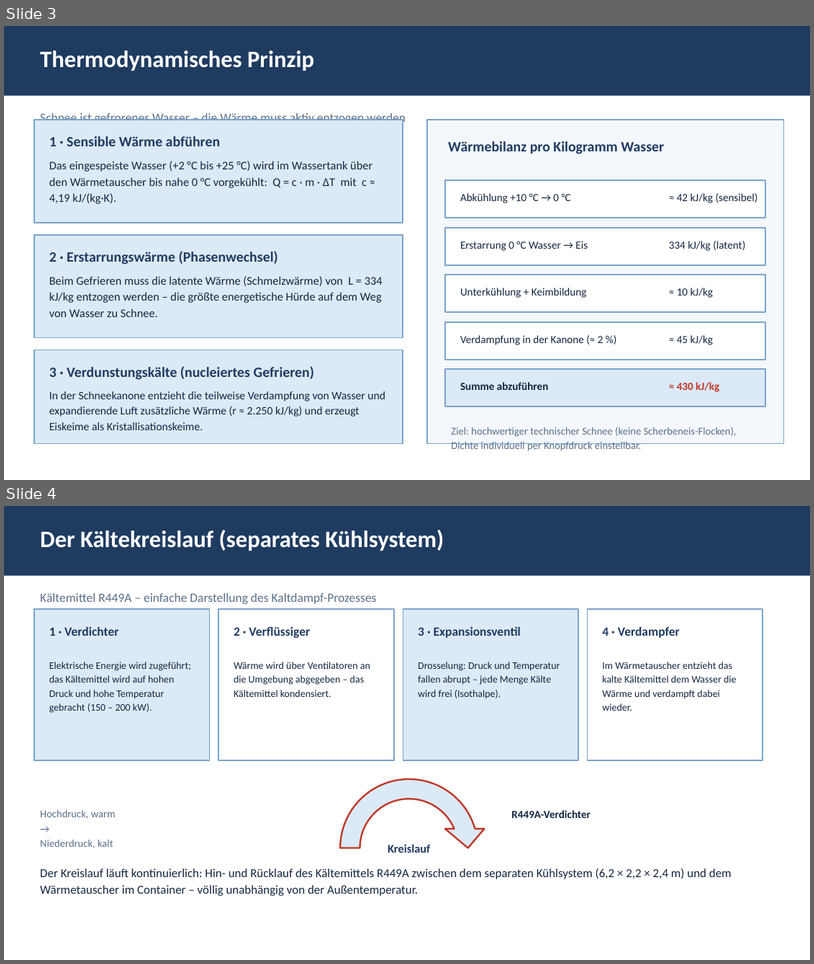
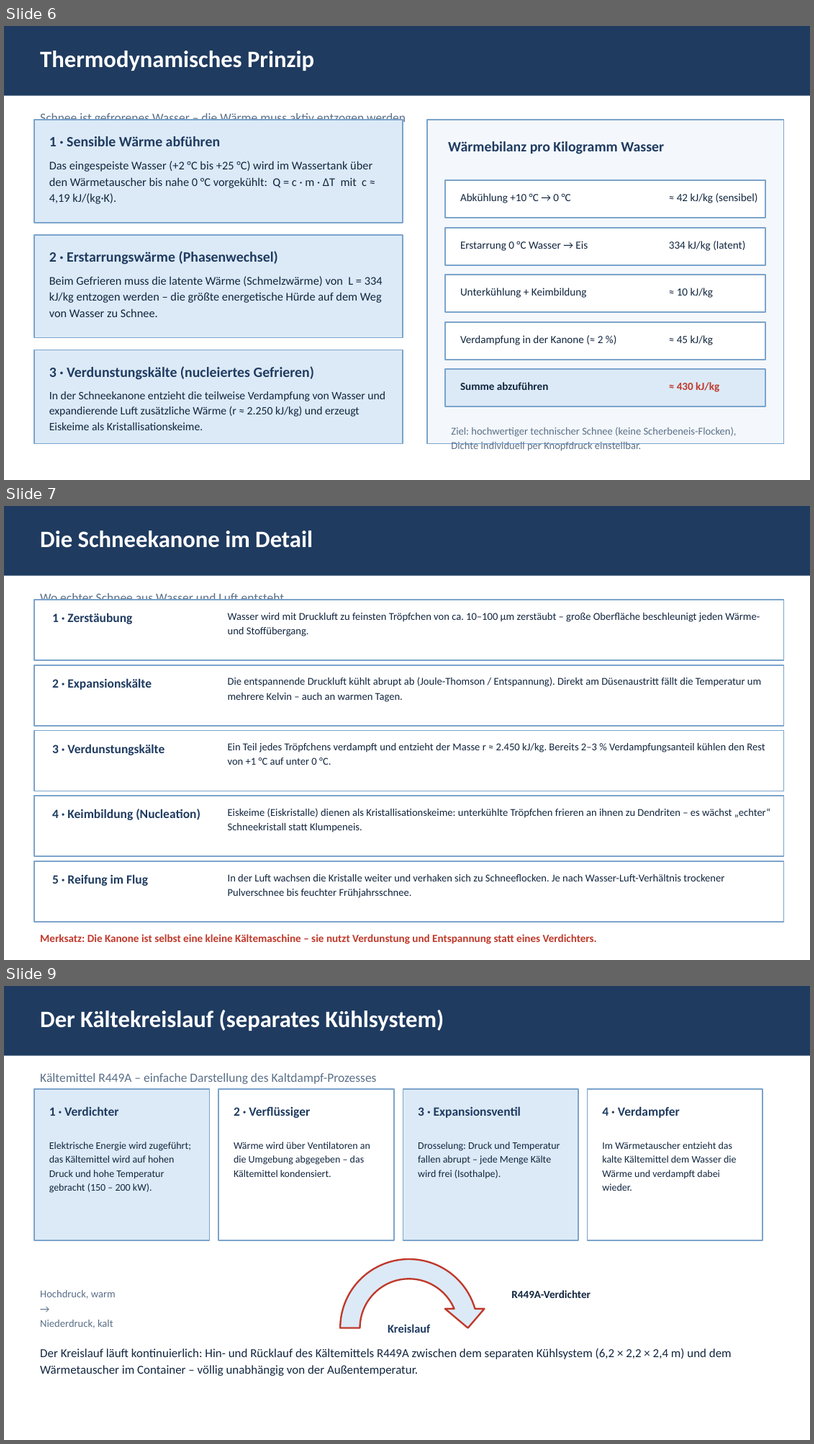
Before and after one commit to pgruberpg6-commits/Snow4ever, a slide deck: snow4ever200_thermodynamik.pptx. Shown one above the other, each under a label of ours: slides 3 and 4 before the commit, slides 6, 7 and 9 after it; the slides between them are not shown. The pictures are 814x964 and 814x1444 pixels, drawn with LibreOffice and Linux fonts; fonts in the diff are those of the drawing. Boxes give left, top, right and bottom in pixels: in the first picture for what was removed or moved away, otherwise in the second. Text is boxed around its words. In the diff, an @@ line names an element or a change of style, - is before the commit and + after.

Commit message:
PowerPoint auf 16 Folien erweitert (ca. 30-45 min): Agenda, Problemstellung, Grundlagen, Schneekanone, Kaeltestufen, R449A, Schneequalitaet, Tripelpunkt-Klaerung, Anwendungen, Zusammenfassung

```diff
--- a/snow4ever200_thermodynamik.pptx
+++ b/snow4ever200_thermodynamik.pptx
@@ slide 7 added at (x1=4, y1=506, x2=810, y2=960), background #FFFFFF @@
@@ rectangle added at (x1=4, y1=506, x2=810, y2=576), fill #1F3B60 @@
@@ text added at (x1=40, y1=530, x2=313, y2=548), 28 pt, text #FFFFFF, bold @@
+Die Schneekanone im Detail
@@ rectangle added at (x1=34, y1=600, x2=784, y2=660), fill #FFFFFF, outline #7BA4CC 1.5 pt @@
@@ text added at (x1=40, y1=593, x2=284, y2=600), 15 pt, text #5B7089 @@
+Wo echter Schnee aus Wasser und Luft entsteht
@@ text added at (x1=52, y1=613, x2=132, y2=624), 15 pt, text #1F3B60, bold @@
+1 · Zerstäubung
@@ text added at (x1=228, y1=613, x2=760, y2=636), 12.5 pt, text #12263F @@
+Wasser wird mit Druckluft zu feinsten Tröpfchen von ca. 10–100 µm zerstäubt – große Oberfläche beschleunigt jeden Wärme- und Stoffübergang.
@@ rectangle added at (x1=34, y1=665, x2=784, y2=726), fill #FFFFFF, outline #7BA4CC 1.5 pt @@
@@ text added at (x1=52, y1=678, x2=152, y2=690), 15 pt, text #1F3B60, bold @@
+2 · Expansionskälte
@@ text added at (x1=228, y1=677, x2=761, y2=702), 12.5 pt, text #12263F @@
+Die entspannende Druckluft kühlt abrupt ab (Joule-Thomson / Entspannung). Direkt am Düsenaustritt fällt die Temperatur um mehrere Kelvin – auch an warmen Tagen.
@@ rectangle added at (x1=34, y1=731, x2=784, y2=791), fill #FFFFFF, outline #7BA4CC 1.5 pt @@
@@ text added at (x1=228, y1=743, x2=765, y2=764), 12.5 pt, text #12263F @@
+Ein Teil jedes Tröpfchens verdampft und entzieht der Masse r ≈ 2.450 kJ/kg. Bereits 2–3 % Verdampfungsanteil kühlen den Rest von +1 °C auf unter 0 °C.
@@ text added at (x1=52, y1=744, x2=165, y2=755), 15 pt, text #1F3B60, bold @@
+3 · Verdunstungskälte
@@ rectangle added at (x1=34, y1=795, x2=784, y2=856), fill #FFFFFF, outline #7BA4CC 1.5 pt @@
@@ text added at (x1=228, y1=808, x2=771, y2=832), 12.5 pt, text #12263F @@
+Eiskeime (Eiskristalle) dienen als Kristallisationskeime: unterkühlte Tröpfchen frieren an ihnen zu Dendriten – es wächst „echter“ Schneekristall statt Klumpeneis.
@@ text added at (x1=52, y1=808, x2=201, y2=820), 15 pt, text #1F3B60, bold @@
+4 · Keimbildung (Nucleation)
@@ rectangle added at (x1=34, y1=861, x2=784, y2=921), fill #FFFFFF, outline #7BA4CC 1.5 pt @@
@@ text added at (x1=52, y1=874, x2=148, y2=885), 15 pt, text #1F3B60, bold @@
+5 · Reifung im Flug
@@ text added at (x1=228, y1=874, x2=725, y2=898), 12.5 pt, text #12263F @@
+In der Luft wachsen die Kristalle weiter und verhaken sich zu Schneeflocken. Je nach Wasser-Luft-Verhältnis trockener Pulverschnee bis feuchter Frühjahrsschnee.
@@ text added at (x1=40, y1=934, x2=597, y2=944), 13 pt, text #C0392B, bold @@
+Merksatz: Die Kanone ist selbst eine kleine Kältemaschine – sie nutzt Verdunstung und Entspannung statt eines Verdichters.
@@ what was slide 3 is now slide 6 @@
@@ what was slide 4 is now slide 9 @@
```
Also in this commit, not shown: 9 other slides added.
